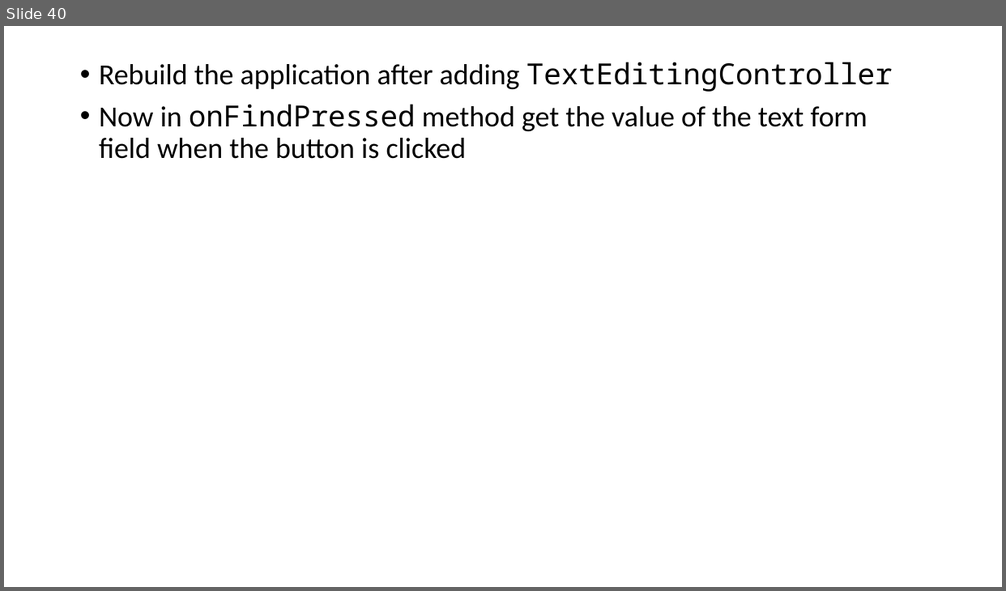
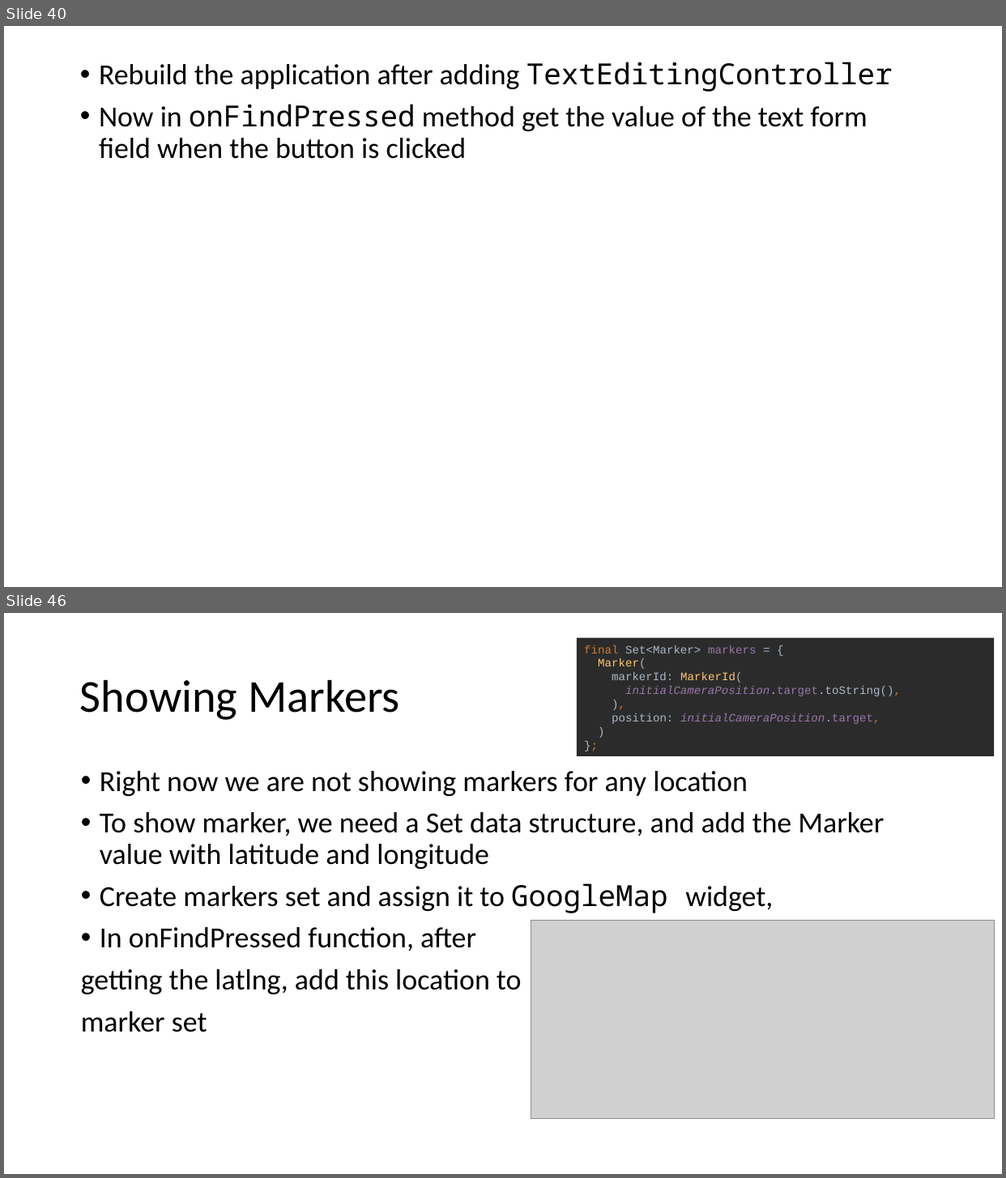
Before and after one commit to saileshbro/google_map_slide, a slide deck: slide/slide.pptx. Shown one above the other, each under a label of ours: slide 40 before the commit, slides 40 and 46 after it; the slides between them are not shown. The pictures are 1006x591 and 1006x1178 pixels, drawn with LibreOffice and Linux fonts; fonts in the diff are those of the drawing; grey boxes stand for pictures. Boxes give left, top, right and bottom in pixels: in the first picture for what was removed or moved away, otherwise in the second. Text is boxed around its words. In the diff, an @@ line names an element or a change of style, - is before the commit and + after.

```diff
--- a/slide/slide.pptx
+++ b/slide/slide.pptx
@@ slide 46 added at bbox=[4, 613, 1002, 1174], background #FFFFFF @@
@@ rectangle added at bbox=[577, 637, 995, 756], fill #2B2B2B, 11 pt, text #9876AA @@
+final Set<Marker> markers = {
+Marker(
+markerId: MarkerId(
+initialCameraPosition.target.toString(),
+),
+position: initialCameraPosition.target,
+)
+};
@@ title added at bbox=[80, 679, 400, 720], 44 pt, text #000000 @@
+Showing Markers
@@ text added at bbox=[81, 771, 884, 1033], 28 pt, text #000000 @@
+• Right now we are not showing markers for any location
+• To show marker, we need a Set data structure, and add the Marker value with latitude and longitude
+• Create markers set and assign it to GoogleMap widget,
+• In onFindPressed function, after
+getting the latlng, add this location to
+marker set
@@ picture added at bbox=[531, 921, 995, 1119] @@
```
Also in this commit, not shown: 8 slides changed, 7 other slides added, 3 other files.
